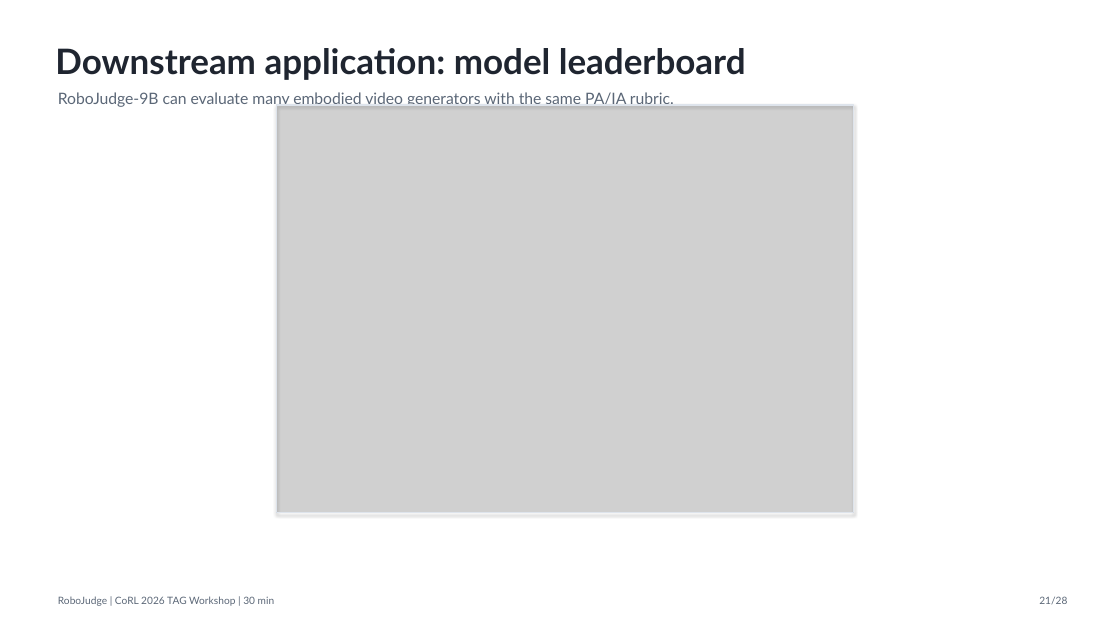
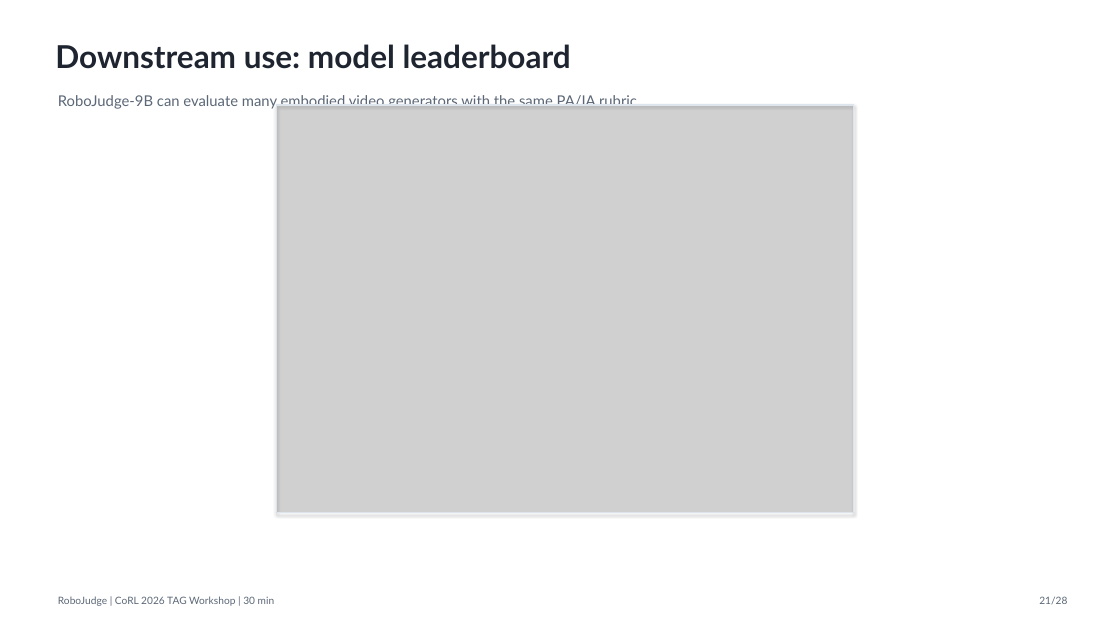
Before and after one commit to SiyuanMaCS/SiyuanMaCS.github.io, a slide deck: slide 21 of RoboJudge-slides/RoboJudge_CoRL_TAG_full_30min.pptx. Drawn at 1120x630 pixels with LibreOffice and Linux fonts; fonts in the diff are those of the drawing; grey boxes stand for pictures. Boxes give left, top, right and bottom in pixels: in the first picture for what was removed or moved away, otherwise in the second. Text is boxed around its words. In the diff, an @@ line names an element or a change of style, - is before the commit and + after.

Commit message:
Refresh RoboJudge workshop slides

```diff
--- a/RoboJudge-slides/RoboJudge_CoRL_TAG_full_30min.pptx
+++ b/RoboJudge-slides/RoboJudge_CoRL_TAG_full_30min.pptx
@@ text at (x1=55, y1=44, x2=571, y2=69): text changed; size 30 to 27 pt @@
-Downstream application: model leaderboard
+Downstream use: model leaderboard
@@ text "RoboJudge-9B can evaluate many embodied ..." at (x1=58, y1=95, x2=640, y2=109): size 13.5 to 12.7 pt @@
```
Also in this commit, not shown: 27 other slides changed, 5 other files.
